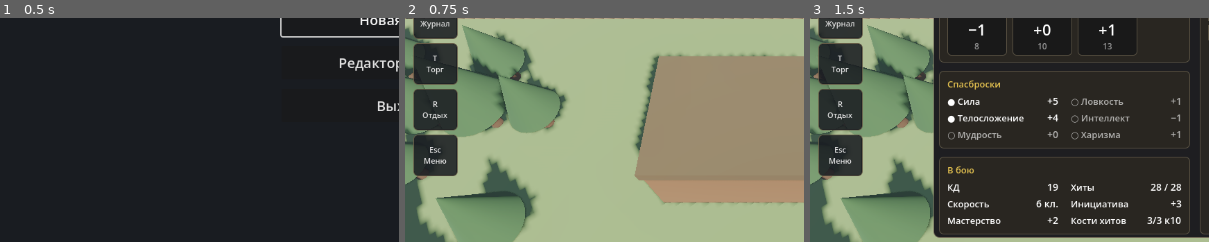
Above: before the commit, frames 1-3 (left to right).
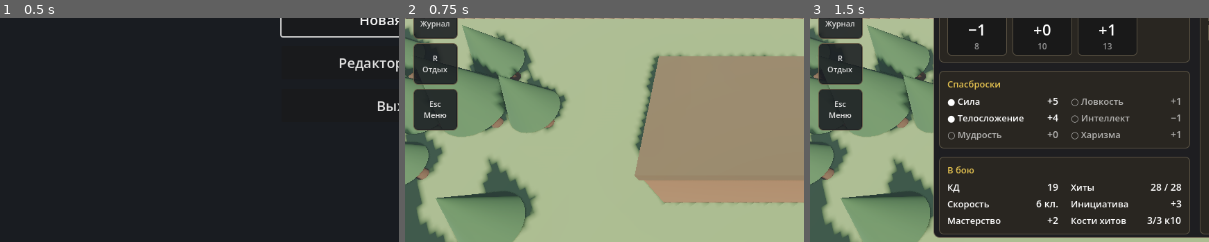
Above: after the commit, the same moments.

Repository: pivnoebidlo/vseslav
Game: Godot game, scene res://game/menu/main_menu.tscn
The game is run twice, just before and just after one commit, with the same random seed, the same clock (stepped at 60 frames per second) and the same inputs.
Inputs:
- Up to frame 1 (0.5 s): no input
- Up to frame 2 (0.75 s): click "Новая игра" at 0.5 s
- Up to frame 3 (1.5 s): click "C Герой" at 1.25 s
The pictures show only the part of the screen within x 0-50%, y 50-100%; the shares and areas given below are measured in that part.

Frame 1 is identical in both runs. In frame 2, 2.3% of the frame differs, in the area x 2-14%, y 16-71%; in frame 3, 2.3%.

Commit message:
feat: торг открывается у купца — кнопка «Торг» в разговоре, без T (ADR-0049)

Diff:
--- a/game/combat_ui/trade_screen.gd
+++ b/game/combat_ui/trade_screen.gd
@@ -63,13 +63,24 @@
 	visible = false
 
 
-func open(db: RulesDb, party: Party, market: Market, heroes: Array[String], note: String) -> void:
+## [param merchant_id] — купец, чьи товары открыть (по умолчанию — выбранный раньше
+## или первый). Экран торга теперь открывают из разговора с купцом (ADR-0049).
+func open(
+	db: RulesDb,
+	party: Party,
+	market: Market,
+	heroes: Array[String],
+	note: String,
+	merchant_id: String = ""
+) -> void:
 	_db = db
 	_party = party
 	_market = market
 	_heroes = heroes
 	if not _heroes.has(_hero):
 		_hero = _heroes[0] if not _heroes.is_empty() else ""
+	if merchant_id != "" and _market.order.has(merchant_id):
+		_merchant = merchant_id
 	if not _market.order.has(_merchant):
 		_merchant = _market.order[0] if not _market.order.is_empty() else ""
 	_changed = false
--- a/game/exploration/dialog_panel.gd
+++ b/game/exploration/dialog_panel.gd
@@ -6,6 +6,8 @@
 signal finished
 ## После ответа сменилась стадия квестов [param quests].
 signal quests_changed(quests: Array[String])
+## Нажата кнопка «Торг»: сцена открывает экран торга с купцом [param merchant].
+signal trade_pressed(merchant: String)
 
 var _runner: DialogRunner
 var _dice: DiceRoll
@@ -16,6 +18,9 @@
 var _name := Label.new()
 var _text := Label.new()
 var _options := VBoxContainer.new()
+## Кто из купцов перед нами; пусто — кнопка «Торг» не показывается (ADR-0049).
+var _merchant := ""
+var _trade_button := Button.new()
 
 
 func _init() -> void:
@@ -35,9 +40,22 @@
 	var box := VBoxContainer.new()
 	box.add_theme_constant_override("separation", 8)
 	add_child(box)
+	var header := HBoxContainer.new()
+	header.add_theme_constant_override("separation", 12)
+	box.add_child(header)
 	_name.add_theme_font_size_override("font_size", 18)
 	_name.add_theme_color_override("font_color", UiStyle.ACTIVE)
-	box.add_child(_name)
+	_name.size_flags_horizontal = Control.SIZE_EXPAND_FILL
+	header.add_child(_name)
+	_trade_button.text = tr("UI_TRADE")
+	_trade_button.focus_mode = Control.FOCUS_NONE
+	_trade_button.visible = false
+	_trade_button.pressed.connect(
+		func() -> void:
+			if not _busy:
+				trade_pressed.emit(_merchant)
+	)
+	header.add_child(_trade_button)
 	_text.autowrap_mode = TextServer.AUTOWRAP_WORD_SMART
 	_text.add_theme_font_size_override("font_size", 16)
 	box.add_child(_text)
@@ -54,11 +72,20 @@
 	_rng = rng
 
 
-func open(npc_name: String, runner: DialogRunner, hero_name: String, abilities: Abilities) -> void:
+## [param merchant_id] — купец: покажет кнопку «Торг» (ADR-0049).
+func open(
+	npc_name: String,
+	runner: DialogRunner,
+	hero_name: String,
+	abilities: Abilities,
+	merchant_id: String = ""
+) -> void:
 	_runner = runner
 	_speaker = abilities
 	_speaker_name = hero_name
 	_name.text = npc_name
+	_merchant = merchant_id
+	_trade_button.visible = merchant_id != ""
 	visible = true
 	_show()
 
--- a/game/exploration/exploration.gd
+++ b/game/exploration/exploration.gd
@@ -205,8 +205,6 @@
 			_open_window("items")
 		KEY_J:
 			_open_window("journal")
-		KEY_T:
-			_open_window("trade")
 		KEY_R:
 			_open_window("rest")
 
@@ -465,16 +463,18 @@
 		return
 	_set_hovered("")
 	_path_preview.clear()
-	_talk(npc.dialog, tr(npc.name_key))
-
-
-## Разговор: действия ответов идут через контекст событий (вещи, отряд, ADR-0042).
-func _talk(dialog_id: String, speaker: String) -> void:
+	_talk(npc.dialog, tr(npc.name_key), npc_id if _screens.market.order.has(npc_id) else "")
+
+
+## Разговор: контекст событий (ADR-0042); [param merchant_id] — купец, кнопка «Торг» (ADR-0049).
+func _talk(dialog_id: String, speaker: String, merchant_id: String = "") -> void:
 	if not _content.dialogs.has(dialog_id):
 		_events.resume()
 		return
 	_runner = DialogRunner.start(dialog_id, _content.dialogs[dialog_id], flags, _event_ctx())
-	_dialog.open(speaker, _runner, _names[_group.selected], _abilities(_group.selected))
+	_dialog.open(
+		speaker, _runner, _names[_group.selected], _abilities(_group.selected), merchant_id
+	)
 
 
 func _event_ctx() -> EventContext:
--- a/game/exploration/exploration_ui.gd
+++ b/game/exploration/exploration_ui.gd
@@ -5,8 +5,9 @@
 ## работает с её полями напрямую.
 
 
-## Окна из колонки слева и по клавишам: вещи, торг, отдых — только вне боя
+## Окна из колонки слева и по клавишам: вещи, отдых — только вне боя
 ## и разговора; журнал — всегда, кроме разговора; меню — всегда.
+## Торг — не здесь: он открывается у купца из разговора (ADR-0049).
 static func open_window(x: Exploration, id: String) -> void:
 	if id == "menu":
 		toggle_menu(x)
@@ -24,10 +25,21 @@
 			x._screens.open_hero_for(x._group.ids)
 		"items":
 			x._screens.open_equipment_for(x._group.ids)
-		"trade":
-			x._screens.open_trade_for(x._group.ids)
 		"rest":
 			x._screens.open_rest_for(x._group.ids)
+
+
+## Кнопка «Торг» в разговоре (ADR-0049): экран торга с этим купцом; разговор
+## прячется до конца торга.
+static func trade_with(x: Exploration, merchant_id: String) -> void:
+	x._dialog.visible = false
+	x._screens.open_trade_for(x._group.ids, "", merchant_id)
+
+
+## Экран торга закрыли — вернуть спрятанный разговор, если он не кончился.
+static func on_trade_closed(x: Exploration) -> void:
+	if x._runner != null and not x._runner.ended():
+		x._dialog.visible = true
 
 
 static func toggle_menu(x: Exploration) -> void:
@@ -46,7 +58,7 @@
 
 ## Бой: окна партии гаснут, портреты показывают хиты бойцов.
 static func set_combat_ui(x: Exploration, on: bool) -> void:
-	for id: String in ["hero", "items", "trade", "rest"]:
+	for id: String in ["hero", "items", "rest"]:
 		x._side.set_item_enabled(id, not on)
 	x._refresh_bar()
 
@@ -76,7 +88,6 @@
 	x._side.add_item("hero", "C", "UI_SIDE_HERO")
 	x._side.add_item("items", "I", "UI_SIDE_ITEMS")
 	x._side.add_item("journal", "J", "UI_SIDE_JOURNAL")
-	x._side.add_item("trade", "T", "UI_TRADE")
 	x._side.add_item("rest", "R", "UI_REST")
 	x._side.add_item("menu", "Esc", "UI_SIDE_MENU")
 	x._side.chosen.connect(func(id: String) -> void: open_window(x, id))
@@ -116,6 +127,8 @@
 	x._dialog.quests_changed.connect(x._quests_updated)
 	x._dialog.setup(x._dice, Exploration.rng)
 	x._dialog.finished.connect(x._on_dialog_finished)
+	x._dialog.trade_pressed.connect(func(m: String) -> void: trade_with(x, m))
+	x._screens.trade_closed.connect(func() -> void: on_trade_closed(x))
 	x._events.setup()
 	layer.add_child(x._events)
 	x._events.notice.connect(x._notify)
--- a/game/party/party_screens.gd
+++ b/game/party/party_screens.gd
@@ -10,6 +10,8 @@
 signal loot_finished
 ## Отряд получил опыт за победу (каждому по [param amount]).
 signal xp_gained(amount: int)
+## Экран торга закрыт (разговор с купцом продолжает сцена, ADR-0049).
+signal trade_closed
 
 var party: Party
 var market: Market
@@ -46,7 +48,7 @@
 		screen.grow_vertical = Control.GROW_DIRECTION_BOTH
 		add_child(screen)
 	_equipment.closed.connect(_on_closed)
-	_trade.closed.connect(_on_closed)
+	_trade.closed.connect(_on_trade_closed)
 	_loot.closed.connect(_on_loot_closed)
 	_rest.closed.connect(_on_rest_closed)
 	_hero.closed.connect(_on_hero_closed)
@@ -76,10 +78,12 @@
 	_equipment.open(_db, party, heroes, note)
 
 
-func open_trade_for(heroes: Array[String], note: String = "") -> void:
+## Вне боя (на карте): героев называет сцена. [param merchant_id] — купец, к
+## которому подошли (ADR-0049); пусто — выбранный раньше или первый.
+func open_trade_for(heroes: Array[String], note: String = "", merchant_id: String = "") -> void:
 	_equipment.visible = false
 	_rest.visible = false
-	_trade.open(_db, party, market, heroes, note)
+	_trade.open(_db, party, market, heroes, note, merchant_id)
 
 
 ## Окно «Герой» (ADR-0043): лист персонажа, опыт, повышение уровня.
@@ -181,3 +185,12 @@
 	save()
 	message.emit(TranslationServer.translate("LOG_EQUIPMENT_SAVED"))
 	changed.emit()
+
+
+## Торг закрыт: сохранить, сообщить и вернуть сцене разговор с купцом.
+func _on_trade_closed(was_changed: bool) -> void:
+	if was_changed:
+		save()
+		message.emit(TranslationServer.translate("LOG_EQUIPMENT_SAVED"))
+		changed.emit()
+	trade_closed.emit()
Not shown, changed: docs/SPEC.md
Not shown, added: docs/adr/0049-trade-at-merchant.md
